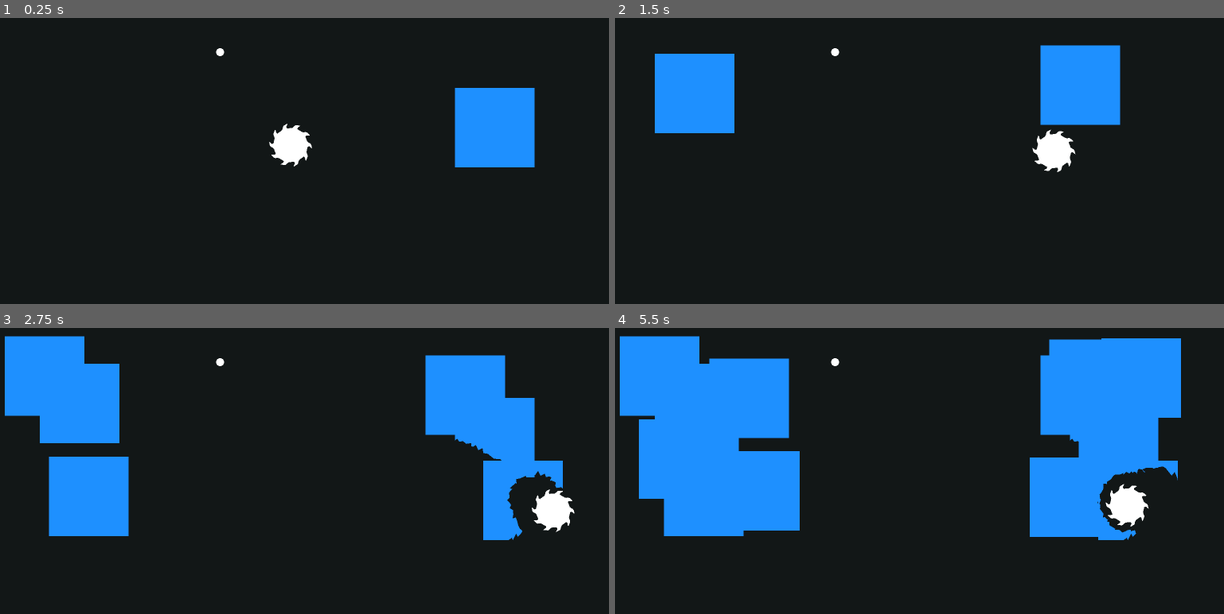
Above: before the commit, frames 1-4 (two rows, left to right).
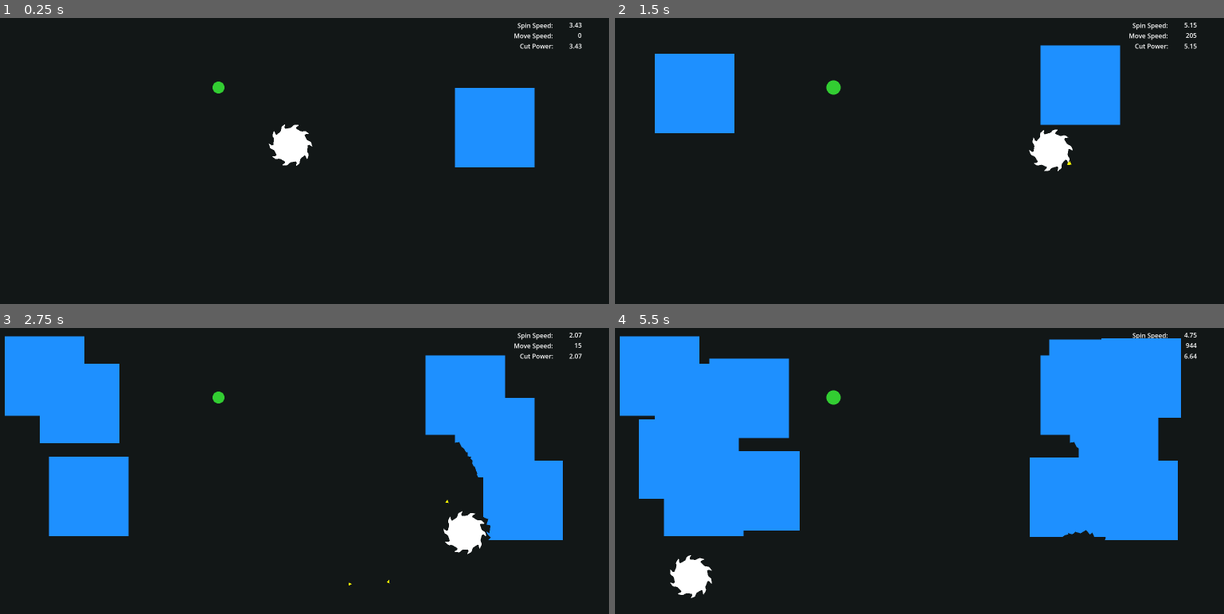
Above: after the commit, the same moments.

Repository: kelliedlynch/SpinGame
Game: Godot game, scene res://Playground/ArenaPlayground.tscn
Same seed, same stepped clock (60 frames per second), same inputs: the game is played once before the commit and once after it.
Inputs:
- Up to frame 1 (0.25 s): no input
- Up to frame 2 (1.5 s): tap Enter (ui_accept) at 0.5, 1.35 s; hold Right (ui_right) 0.53-1.28 s; hold Enter (ui_accept) 0.53-1.28 s; hold Down (ui_down) from 1.28 s (still down)
- Up to frame 3 (2.75 s): tap Enter (ui_accept) at 1.52, 1.82 s; release Down (ui_down) at 2.03 s; hold Right (ui_right) from 2.03 s (still down); hold Enter (ui_accept) from 2.03 s (still down)
- Up to frame 4 (5.5 s): release Right (ui_right) at 2.78 s; release Enter (ui_accept) at 2.78 s; hold Up (ui_up) 2.78-3.53 s; tap Enter (ui_accept) at 2.85, 3.02, 3.32, 4.35, 4.52, 4.82 s; hold Enter (ui_accept) 3.53-4.28 s; hold Left (ui_left) 3.53-5.03 s; hold Down (ui_down) from 5.03 s (still down); hold Enter (ui_accept) from 5.03 s (still down)

The runs differ from the first frame. In frame 1, 0.5% of the frame differs, in the area x 34-96%, y 1-52%; in frame 2, 0.6%; in frame 3, 3.2%; in frame 4, 3.8%, in the area x 9-96%, y 1-95%.

Commit message:
CORE MECHANIC COMPLETE. (God I hope it stays fixed.) Basic Powerup class roughed in.

Diff:
--- a/Component/Destructor/Destructor.gd
+++ b/Component/Destructor/Destructor.gd
@@ -20,7 +20,7 @@
 #       separate class
 var max_spin_speed = 10
 var min_spin_speed = 1
-var spin_speed = 9
+var spin_speed = 3
 var spin_accel = 1.7
 
 # extra margin added to destructor shape to prevent it getting stuck
@@ -29,36 +29,6 @@
 func _ready() -> void:
 	monitorable = true
 	monitoring = false
-	#child_entered_tree.connect(_on_child_added)
-	#child_exiting_tree.connect(_on_child_removed)
-	#collision_mask = 1 & 10
-
-#func _on_child_added(node: Node2D):
-	#if node is CollisionPolygon2D and !current_for.has(node):
-		#var next_frame = node.duplicate()
-		#next_for[node] = next_frame
-		#current_for[next_frame] = node
-		##var shape = CollisionShape2D.new()
-		##var next_frame = CapsuleShape2D.new()
-		##next_frame.height = 400
-		##next_frame.radius = 50
-		##shape.shape = next_frame
-		#add_child(next_frame)
-#
-#func _on_child_removed(node: Node2D):
-	#if node is CollisionPolygon2D and !current_for.has(node):
-		#var next_frame = next_for[node]
-		#next_for.erase(node)
-		#current_for.erase(next_frame)
-		##remove_child(next_frame)
-		#next_frame.queue_free()
-
-#func _on_destroyed_material(d: Destructor, mat: DestructibleEntity):
-	#await get_tree().physics_frame
-	#var pre_velocity = parent.linear_velocity
-	#parent.linear_velocity -= parent.linear_velocity * Vector2(mat.material_resistance, mat.material_resistance)
-	#var velocity = parent.linear_velocity
-	#parent.get_parent().spin_speed -= mat.material_resistance
 
 func get_next_frame_destructor(travel: Vector2) -> Array[PackedVector2Array]:
 	# returns a polygon in global coordinates
@@ -92,25 +62,6 @@
 func _physics_process(delta: float) -> void:
 	spin_speed += spin_accel * delta
 	spin_speed = clamp(spin_speed, min_spin_speed, max_spin_speed)
-	#var velocity = parent.linear_velocity
-	#var speed = velocity.length()
-	#for current_frame in next_for:
-		#var travel_angle = velocity.angle()
-		#var poly_size = PolygonMath.size_of_polygon(current_frame.polygon)
-		#var length = poly_size.x + 8
-		#if speed > 1000:
-			#pass
-		##var applied_speed = speed + parent.input_vector.length()
-		##if applied_speed > 1:
-			##length += min(3, 10/applied_speed) * speed * delta
-		#var capsule = PolygonMath.generate_capsule_shape(length, poly_size.x / 2 + 1)
-		#var rotated = PolygonMath.rotate_polygon(capsule, rad_to_deg(travel_angle))
-		#var translated = PackedVector2Array()
-		#var offset = (Vector2.from_angle(travel_angle) * speed).limit_length(length - poly_size.x)
-		#for pt in rotated:
-			#translated.append(pt + offset)
-		#next_for[current_frame].polygon = translated
-		#next_for[current_frame].position = current_frame.position
 
 func _translate_to_destructible_space(entity:DestructibleEntity, polys: Array[PackedVector2Array] = []) -> Array[PackedVector2Array]:
 	if polys.is_empty():
@@ -163,6 +114,6 @@
 
 func cutting_power() -> float:
 	var speed = spin_speed
-	#if parent.linear_velocity.length() > 500:
-		#speed += parent.linear_velocity.length() / 500
+	if parent.linear_velocity.length() > 500:
+		speed += parent.linear_velocity.length() / 500
 	return speed
--- a/Entity/DestructibleEntity.gd
+++ b/Entity/DestructibleEntity.gd
@@ -10,6 +10,7 @@
 # TODO: these should probably not be an absolute size; should probably calculate based on rendered size
 #		because polygons can be any size and are scaled when rendered
 var material_chunk_size = Vector2(20, 20)
+var spark_size = Vector2(8, 8)
 # multiplier based on screen size; min length of side when simplifying polygon
 var SIMPLIFY_THRESHOLD = .005
 # multiplier based on screen size; chunks smaller than this will just vanish
@@ -21,10 +22,10 @@
 var material_chunk_quantity = 6
 
 const CUT_INERTIA = .1
-var material_hardness = 8
-var material_resistance = .1
-var material_max_cut_speed = 300
-var material_linear_damp = 20
+var material_hardness = 2
+var material_resistance = .2
+var material_max_cut_speed = 200
+var material_linear_damp = 30
 
 var active_destructors = {}
 
@@ -64,8 +65,9 @@
 		if any_clipped == true: break
 	if any_clipped == false: return any_clipped
 
+
 	#var hitbox_after_destruct = PolygonMath.clip_multiple(before_destruct, destruct_area_to_local, true)
-	var hitbox_after_destruct: Array[PackedVector2Array] = []
+	var hitbox_after_initial_destruct: Array[PackedVector2Array] = []
 	for i in before_destruct.size():
 		var clipped_i: Array[PackedVector2Array] = []
 		for j in destruct_area_to_local.size():
@@ -76,15 +78,21 @@
 		var size = clipped_i.size()
 		if size == 0:
 			continue
-		hitbox_after_destruct.append_array(clipped_i)
+		hitbox_after_initial_destruct.append_array(clipped_i)
+
+	if hitbox_after_initial_destruct.is_empty():
+		emit_signal("was_destroyed", self)
+		return any_clipped
+
+	var hitbox_after_destruct: Array[PackedVector2Array] = []
+	for i in hitbox_after_initial_destruct.size():
+		if _is_prunable(hitbox_after_initial_destruct[i]):
+			continue
+		hitbox_after_destruct.append(hitbox_after_initial_destruct[i])
 
 	if hitbox_after_destruct.is_empty():
 		emit_signal("was_destroyed", self)
 		return any_clipped
-
-	for i in hitbox_after_destruct.size():
-		# TODO: CHECK HOW MUCH THIS AFFECTS PERFORMANCE
-		hitbox_after_destruct[i] = PolygonMath.simplify_polygon(hitbox_after_destruct[i], min_side_length)
 
 	var visible_destructor_shape: Array[PackedVector2Array] = []
 	var frag_shape = _get_fragment()
@@ -118,7 +126,11 @@
 			continue
 		#var simp = PolygonMath.simplify_polygon(intersected, min_side_length)
 		# TODO: IS SIMPLIFYING NEEDED HERE?
-		visible_inside_new_hitbox.append_array(intersected)
+		for poly in intersected:
+			if _is_prunable(poly):
+				continue
+			visible_inside_new_hitbox.append(poly)
+		#visible_inside_new_hitbox.append_array(intersected)
 		#new_hitbox_inside_visible.append_array(simp)
 
 	assert(visible_inside_new_hitbox.size() == hitbox_after_destruct.size())
@@ -230,39 +242,38 @@
 		return area < pow(decay_size, 2)
 	return false
 
-func _get_fragment():
+func _get_fragment(size: Vector2 = material_chunk_size):
 	# TODO: this will return different fragment shapes depending on material
-	return _triangle_fragment(material_chunk_size)
+	return _triangle_fragment(size)
 
 func _triangle_fragment(size: Vector2):
 	var triangle = PackedVector2Array([Vector2(0, -size.y / 2.0), Vector2(size.x / 2.0, size.y / 2.0), Vector2(-size.x / 2.0, size.y / 2.0)])
 	return triangle
 
-func generate_fragments(n: int, pos: Vector2, travel_vec: Vector2, center: Vector2):
-	#return
-	for i in n:
-		var frag = DebrisFragment.new()
-		frag.polygon = _get_fragment()
-		frag.color = Color.YELLOW
-		frag.position = pos
-		var vector_to_tan = pos - center
-		var angle_diff = vector_to_tan.angle_to(travel_vec)
-		#var mult = -1 if angle_diff > 0 else 1
-
-		var angle_vec = vector_to_tan.angle()
-		var rot = angle_vec + PI/2
-		#var a = travel_vec.angle()
-		#
-		#var angle = rad_to_deg(travel_vec.angle())
-		#angle += 120
-		#angle += randi_range(0, 40)
-		#var out_vec = Vector2.from_angle(deg_to_rad(angle))
-
-		var out_vec = Vector2.from_angle(rot)
-
-
-
-		var speed = randi_range(300, 600)
-		#print(Vector2.from_angle(offset))
-		frag.velocity = out_vec * speed
-		add_sibling(frag)
+func generate_fragment(pos: Vector2, travel_vec: Vector2, center: Vector2):
+
+	var frag = DebrisFragment.new()
+	frag.polygon = _get_fragment(spark_size)
+	frag.color = Color.YELLOW
+	frag.position = pos
+	var vector_to_tan = pos - center
+	var angle_diff = vector_to_tan.angle_to(travel_vec)
+	#var mult = -1 if angle_diff > 0 else 1
+
+	var angle_vec = vector_to_tan.angle()
+	var rot = angle_vec + PI/2
+	#var a = travel_vec.angle()
+	#
+	#var angle = rad_to_deg(travel_vec.angle())
+	#angle += 120
+	#angle += randi_range(0, 40)
+	#var out_vec = Vector2.from_angle(deg_to_rad(angle))
+
+	var out_vec = Vector2.from_angle(rot)
+
+
+
+	var speed = randi_range(300, 600)
+	#print(Vector2.from_angle(offset))
+	frag.velocity = out_vec * speed
+	add_sibling(frag)
--- a/Entity/DestructibleEntity.tscn
+++ b/Entity/DestructibleEntity.tscn
@@ -6,7 +6,7 @@
 [ext_resource type="Script" path="res://Component/Destructible/DestructibleHitbox.gd" id="4_832lt"]
 
 [sub_resource type="PhysicsMaterial" id="PhysicsMaterial_5elrg"]
-bounce = 0.25
+bounce = 0.08
 
 [node name="DestructibleEntity" type="Node2D"]
 script = ExtResource("2_de7c5")
--- a/Entity/Powerup.gd
+++ b/Entity/Powerup.gd
@@ -25,11 +25,16 @@
 	hitbox.body_entered.connect(_on_body_entered)
 	hitbox.area_entered.connect(_on_body_entered)
 	in_world = true
-	duration = 3
-	update_all_polygons([PolygonMath.generate_circle_polygon(10)])
-	for child in visible_area.get_children():
-		if child is Polygon2D:
-			child.color = Color.LIME_GREEN
+	duration = 5
+	color = Color.LIME_GREEN
+	update_all_polygons([PolygonMath.generate_circle_polygon(12)])
+	var tween = create_tween()
+	tween.tween_property(visible_area, "scale", Vector2(1.5, 1.5), .5)
+	tween.tween_property(visible_area, "scale", Vector2(1, 1), .5)
+	tween.set_loops()
+	#for child in visible_area.get_children():
+		#if child is Polygon2D:
+			#child.color = Color.LIME_GREEN
 
 func _on_body_entered(node):
 	if node is PlayerHitbox:
@@ -43,10 +48,24 @@
 		child.queue_free()
 
 func _on_collect():
+	for child in target.visible_area.get_children():
+		var color_before = Color(child.color)
+		var mask = Color(color)
+		mask.a = .5
+		var to_color = Color(color_before).blend(mask)
+		var tween = create_tween()
+		var blink_interval = .25
+		tween.tween_property(child, "modulate", to_color, blink_interval)
+		tween.tween_property(child, "modulate", color, blink_interval)
+		tween.set_loops(duration / (blink_interval * 2) - 1)
+		tween.connect("finished", child.set_modulate.bind(color_before))
+		#tween.tween_property(child, "modulate", color_before, 0)
+
+
 	prev_speed = target.destructor.spin_speed
 	target.destructor.spin_speed += 10
 	target.destructor.max_spin_speed += 2
-	target.destructor.spin_accel += 2
+	target.destructor.spin_accel += 3
 	ticking_down = true
 
 func _on_process(delta):
@@ -59,7 +78,7 @@
 func _on_expire():
 	target.destructor.spin_speed = prev_speed
 	target.destructor.max_spin_speed -= 2
-	target.destructor.spin_accel -= 2
+	target.destructor.spin_accel -= 3
 	queue_free()
 
 func _process(delta: float) -> void:
--- a/Player/Player.gd
+++ b/Player/Player.gd
@@ -18,7 +18,7 @@
 
 	super._ready()
 
-#func _process(delta: float) -> void:
-#
-	#var r = pow(destructor.spin_speed, 2) * delta / 10
-	#visible_area.rotate(r)
+func _process(delta: float) -> void:
+
+	var r = log(pow(destructor.spin_speed, 4)) * delta
+	visible_area.rotate(r)
--- a/Player/PlayerHitbox.gd
+++ b/Player/PlayerHitbox.gd
@@ -32,31 +32,64 @@
 func _try_clip_destructible(state: PhysicsDirectBodyState2D) -> bool:
 	if destructor.target == null:
 		return false
+	var pow = destructor.cutting_power()
+	if destructor.cut_state == CutState.CUTTING:
+		pow += destructor.target.CUT_INERTIA
+	if pow < destructor.target.material_hardness:
+		return false
 	var material_limited_velocity = state.linear_velocity.limit_length(destructor.target.material_max_cut_speed)
 	#state.linear_velocity = material_limited_velocity
 	var travel = material_limited_velocity * state.step
 	var next_frame_shape = destructor.get_next_frame_destructor(travel)
 	var destructor_hit = destructor.target.apply_destructor(next_frame_shape)
+	if destructor_hit:
+		#var size = PolygonMath.size_of_polygon(next_frame_shape)
+		var angle = travel.angle()
+		angle += randf_range(-.5, .5)
+		var spark_vector = Vector2.from_angle(angle) * material_limited_velocity.length()
+		var min_dist = 1000000
+		var closest_vertex
+		var center = to_global(Vector2.ZERO)
+		# TODO: make this work with multiple destructor shapes
+		for vertex in next_frame_shape[0]:
+			var pt = Geometry2D.get_closest_point_to_segment(vertex, center, center + spark_vector)
+			var dist = pt.distance_to(vertex)
+			if dist < min_dist:
+				closest_vertex = vertex
+				min_dist = dist
+		var size = PolygonMath.size_of_polygon(next_frame_shape[0])
+		destructor.target.generate_fragment(closest_vertex, material_limited_velocity, center)
+
 	return destructor_hit
 
+func _apply_destructible_forces(state: PhysicsDirectBodyState2D):
+	state.linear_velocity.limit_length(state.linear_velocity.length() - destructor.target.material_linear_damp)
+	#var a = state.linear_velocity.length()
+	#var b = destructor.target.material_max_cut_speed
+	state.linear_velocity = state.linear_velocity.limit_length(destructor.target.material_max_cut_speed)
+	destructor.spin_speed -= destructor.target.material_resistance
+	#return state
 
 func _integrate_forces(state: PhysicsDirectBodyState2D) -> void:
 	#state.linear_velocity += input_vector
 	#input_vector = Vector2.ZERO
 	#state.linear_velocity = state.linear_velocity.limit_length(max_speed)
 
-
 	if destructor.cut_state == CutState.BEGIN_CUT:
 		var clip = _try_clip_destructible(state)
+		_apply_destructible_forces(state)
 		if clip == true:
 			#destructor.cut_state = CutState.END_CUT
 			destructor.cut_state = CutState.CUTTING
 
+			pass
 	elif destructor.cut_state == CutState.CUTTING:
 		var clip = _try_clip_destructible(state)
+		_apply_destructible_forces(state)
 		if clip == false:
 			destructor.cut_state = CutState.END_CUT
 	elif destructor.cut_state == CutState.END_CUT:
+		_try_clip_destructible(state)
 		pass
 
 func _physics_process(delta: float) -> void:
--- a/Playground/ArenaPlayground.gd
+++ b/Playground/ArenaPlayground.gd
@@ -1,19 +1,25 @@
 extends Node2D
 
 var spawn_side = true
+var player: Player
+var destructible: DestructibleEntity
+var powerup_timer = 0
+var powerup: Powerup = null
 
 func _ready() -> void:
 	RenderingServer.set_default_clear_color(Color(.07, .09, .09, 1))
 
-	var player = preload("res://Player/Player.tscn").instantiate()
+	player = preload("res://Player/Player.tscn").instantiate()
 	player.position = get_viewport_rect().size / 2
 	#player.position = $Arena.spawn_point
 	add_child(player)
 	#player.destructor.min_spin_speed = 10
 
 	spawn_destructible()
+	spawn_powerup()
 
-	var powerup = preload("res://Entity/Powerup.tscn").instantiate()
+func spawn_powerup():
+	powerup = preload("res://Entity/Powerup.tscn").instantiate()
 	var spawn_loc = Vector2(randi_range(600, 820), randi_range(80, 300))
 	powerup.position = spawn_loc
 	add_child(powerup)
@@ -21,13 +27,24 @@
 func _process(delta: float) -> void:
 	if Input.is_action_just_pressed("ui_accept"):
 		spawn_destructible()
+	$SpinSpeedLabel.text = str(round_to_dec(player.destructor.spin_speed, 2))
+	$MoveSpeedLabel.text = str(int(player.hitbox.linear_velocity.length()))
+	$CutPowerLabel.text = str(round_to_dec(player.destructor.cutting_power(), 2))
+	if powerup == null:
+		if powerup_timer > 1:
+			powerup_timer = 0
+			spawn_powerup()
+		powerup_timer += delta
 
 func spawn_destructible(_node = null):
-	var new_destructible = preload("res://Entity/DestructibleEntity.tscn").instantiate()
+	destructible = preload("res://Entity/DestructibleEntity.tscn").instantiate()
 	var spawn_loc = Vector2(randi_range(180, 480), randi_range(180, 520))
 	if spawn_side == true:
 		spawn_loc = Vector2(spawn_loc.x + 940, spawn_loc.y)
 	spawn_side = !spawn_side
-	new_destructible.position = spawn_loc
-	add_child(new_destructible)
-	new_destructible.was_destroyed.connect(spawn_destructible)
+	destructible.position = spawn_loc
+	add_child(destructible)
+	destructible.was_destroyed.connect(spawn_destructible)
+
+func round_to_dec(num, digit):
+	return round(num * pow(10.0, digit)) / pow(10.0, digit)
--- a/Playground/ArenaPlayground.tscn
+++ b/Playground/ArenaPlayground.tscn
@@ -7,3 +7,37 @@
 script = ExtResource("1_f4c2g")
 
 [node name="Arena" parent="." instance=ExtResource("2_snwc1")]
+
+[node name="Label" type="Label" parent="."]
+offset_left = 1340.0
+offset_top = 87.0
+offset_right = 1460.0
+offset_bottom = 169.0
+text = "Spin Speed:
+Move Speed:
+Cut Power:"
+horizontal_alignment = 2
+
+[node name="SpinSpeedLabel" type="Label" parent="."]
+offset_left = 1469.0
+offset_top = 86.0
+offset_right = 1532.0
+offset_bottom = 110.0
+text = "0"
+horizontal_alignment = 2
+
+[node name="MoveSpeedLabel" type="Label" parent="."]
+offset_left = 1469.0
+offset_top = 112.0
+offset_right = 1532.0
+offset_bottom = 135.0
+text = "0"
+horizontal_alignment = 2
+
+[node name="CutPowerLabel" type="Label" parent="."]
+offset_left = 1469.0
+offset_top = 139.0
+offset_right = 1532.0
+offset_bottom = 168.0
+text = "0"
+horizontal_alignment = 2
